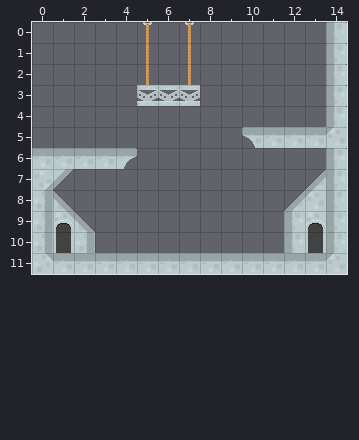
A Tiled map gets an edit: src/niveautest.tmx. The first picture shows the starting point.
Cells are 21x21 px. Shown: x 0..14, y 0..11.
The same view after the edit:
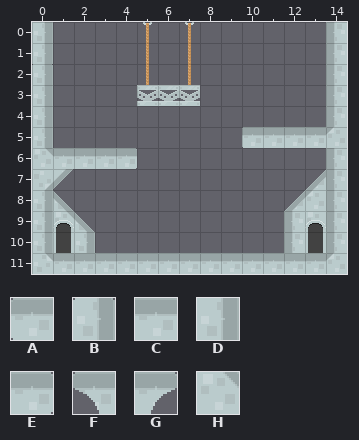
Key: from "pixel": A 302, B 302 turned 90, C 303, D 303 turned 90, E 304, F 331, G 333, H 337.
_ is an empty cell.
Author's note on the commit: Added enemy tween to first level
Changes in this commit:
Layer "platform":
The author changed tile F to tile A in row 5 at x 10.
Tile B now appears in row 2 at x 0.
Tile D now appears in rows 0 to 1 at x 0; in rows 3 to 5 at x 0.
The author changed tile G to tile E in row 6 at x 4.
The author changed tile C to tile H in row 6 at x 0.
